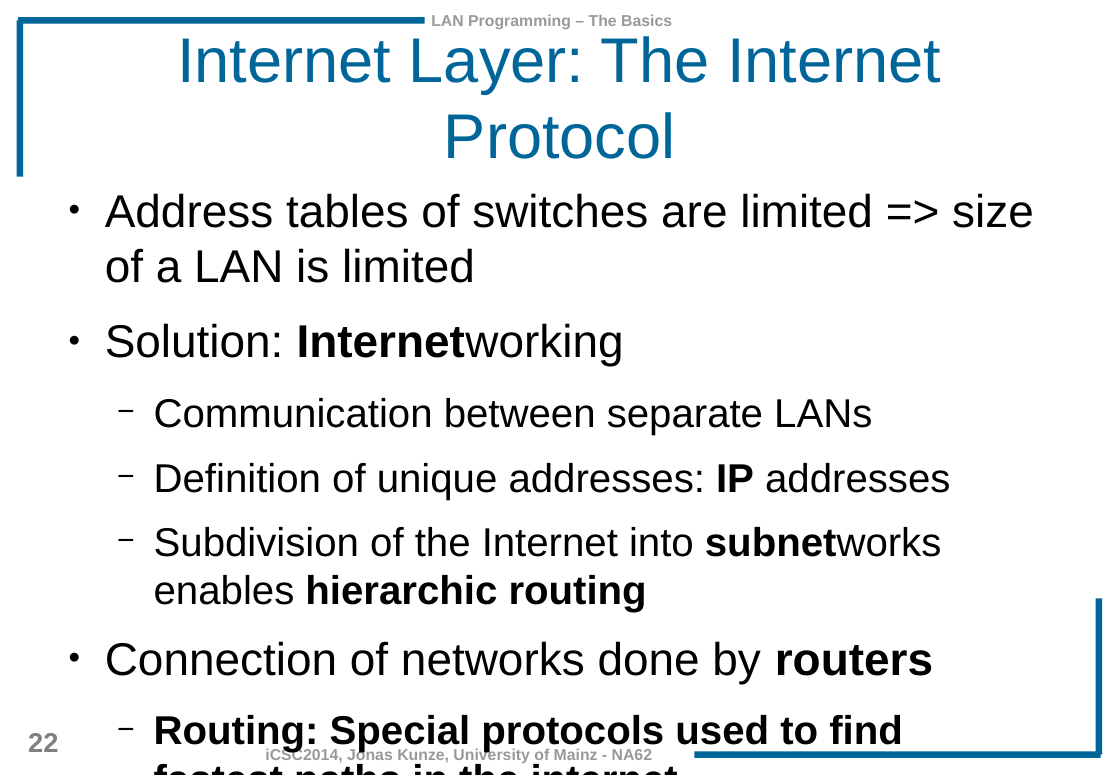
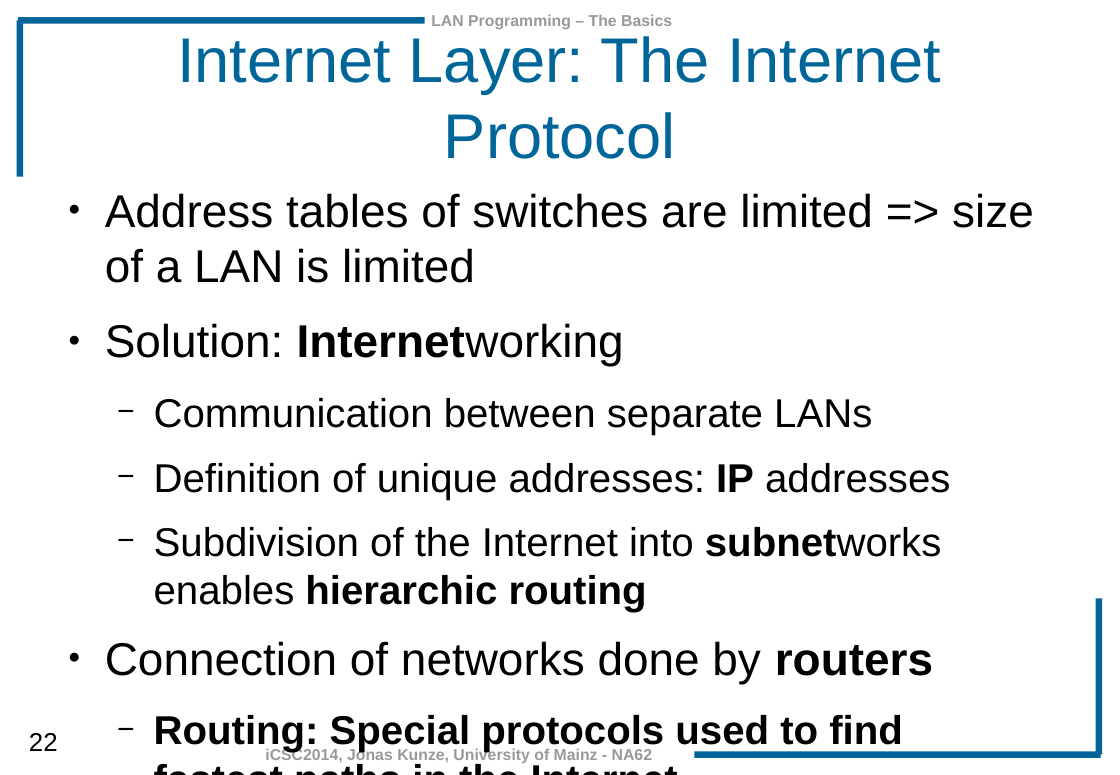
Before and after one commit to JonasKunze/icsc2014, a slide deck: slide 22 of iCSC-2014-LAN_Programming_Basics.odp. Drawn at 1120x775 pixels with LibreOffice and Linux fonts; fonts in the diff are those of the drawing; background and template pictures are left out. Boxes give left, top, right and bottom in pixels: in the first picture for what was removed or moved away, otherwise in the second. Text is boxed around its words. In the diff, an @@ line names an element or a change of style, - is before the commit and + after.

```diff
--- a/iCSC-2014-LAN_Programming_Basics.odp
+++ b/iCSC-2014-LAN_Programming_Basics.odp
@@ page number at (29,733,58,751): size 19 to 18 pt, text colour #808080 to #000000, bold off @@
```
Also in this commit, not shown: 15 other slides changed.
